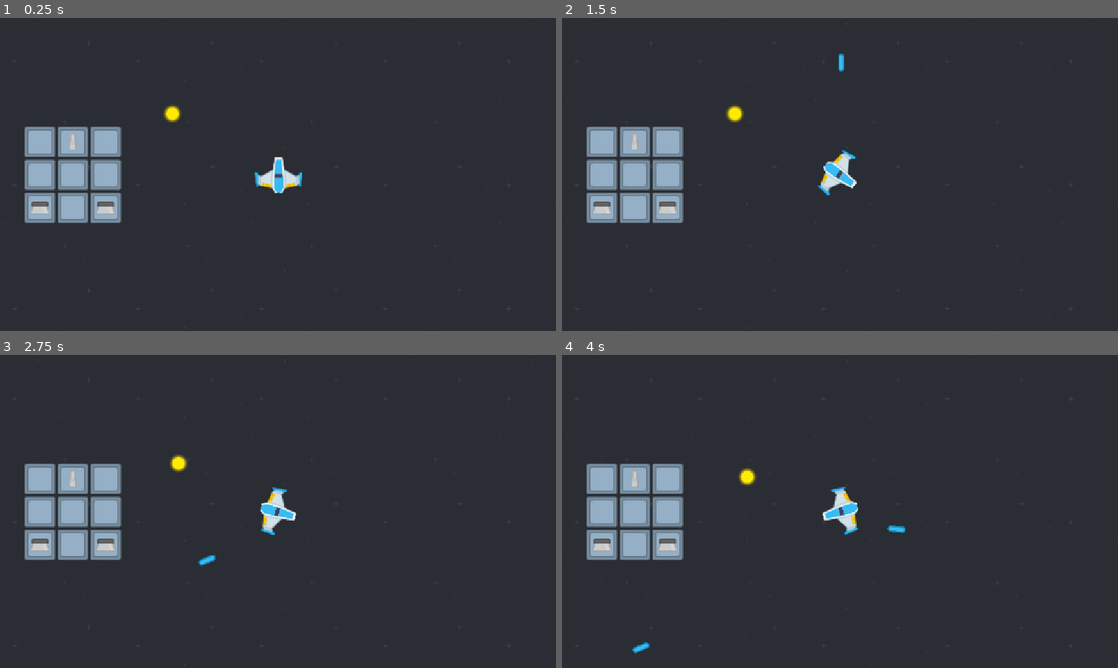
Above: before the commit, frames 1-4 (two rows, left to right).
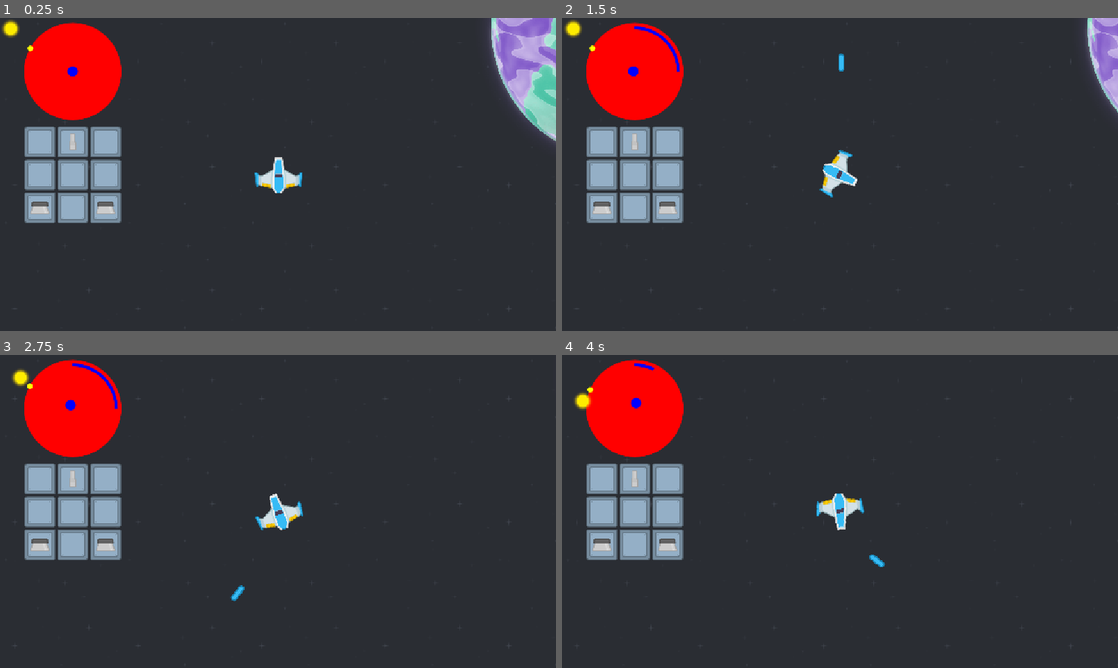
Above: after the commit, the same moments.

Repository: nagolyhprum/sentience
Game: Godot game, scene res://node_2d.tscn
Same seed, same stepped clock (60 frames per second), same inputs: the game is played once before the commit and once after it.
Inputs:
- Up to frame 1 (0.25 s): no input
- Up to frame 2 (1.5 s): hold D (right) 0.53-1.28 s; hold Space (shoot) 0.53-1.28 s; hold S (down) from 1.28 s (still down); tap Space (shoot) at 1.35 s
- Up to frame 3 (2.75 s): release S (down) at 2.03 s; hold D (right) from 2.03 s (still down); hold Space (shoot) from 2.03 s (still down)
- Up to frame 4 (4 s): release D (right) at 2.78 s; release Space (shoot) at 2.78 s; hold Up (up) 2.78-3.53 s; tap Space (shoot) at 2.85 s; hold A (left) from 3.53 s (still down); hold Space (shoot) from 3.53 s (still down)

The runs differ from the first frame. In frame 1, 8.2% of the frame differs, in the area x 0-100%, y 0-65%; in frame 2, 6.3%; in frame 3, 5.3%; in frame 4, 5.4%.

Commit message:
add velocty and compass

Diff:
--- a/game.gd
+++ b/game.gd
@@ -5,15 +5,15 @@
 const BULLET_SPEED : float = 250.0
 const PARALLAX : float = 100_000.0
 const PLANET_ROTATION : float = 0.1
+const MAX_ANGLE_VELOCITY : float = PI
+const MAX_VELOCITY : float = 250
 
-var velocity_x : float = 0.0
-var velocity_y : float = 0.0
+var velocity = Vector2()
 var velocity_angle : float = 0.0
 
 var cooldown = 0
 
-var x : float = 0.0
-var y : float = 0.0
+var player_offset = Vector2()
 var angle : float = 0.0
 
 const laser_scene = preload("res://laser.tscn")
@@ -30,6 +30,7 @@
 	if Input.is_action_pressed("right"):
 		acceleration_angle += ANGULAR_SPEED
 	velocity_angle += acceleration_angle * delta
+	velocity_angle = clamp(velocity_angle, -MAX_ANGLE_VELOCITY, MAX_ANGLE_VELOCITY)
 	angle += velocity_angle * delta
 	player.rotation = angle
 
@@ -41,10 +42,11 @@
 	if Input.is_action_pressed("down"):
 		acceleration_x += DIRECTIONAL_SPEED * sin(angle)
 		acceleration_y += -DIRECTIONAL_SPEED * cos(angle)
-	velocity_x += acceleration_x * delta
-	x += velocity_x * delta
-	velocity_y += acceleration_y * delta
-	y += velocity_y * delta
+	velocity.x += acceleration_x * delta
+	player_offset.x += velocity.x * delta
+	velocity.y += acceleration_y * delta
+	player_offset.y += velocity.y * delta
+	velocity = velocity.limit_length(MAX_VELOCITY)
 
 	var current_ticks = Time.get_ticks_msec()
 
@@ -52,15 +54,58 @@
 		if current_ticks > cooldown:
 			var laser = laser_scene.instantiate()
 			space.add_child(laser)
-			laser.velocity_x = velocity_x + BULLET_SPEED * sin(angle)
-			laser.velocity_y = velocity_y - BULLET_SPEED * cos(angle)
-			laser.position.x = -x + player.position.x + player.size.x / 2 - laser.size.x / 2
-			laser.position.y = -y + player.position.y + player.size.y / 2 - laser.size.y / 2
+			laser.velocity_x = velocity.x + BULLET_SPEED * sin(angle)
+			laser.velocity_y = velocity.y - BULLET_SPEED * cos(angle)
+			laser.position.x = -player_offset.x + player.position.x + player.size.x / 2 - laser.size.x / 2
+			laser.position.y = -player_offset.y + player.position.y + player.size.y / 2 - laser.size.y / 2
 			laser.rotation = angle
 			cooldown = current_ticks + 1000
 
-	background.material.set_shader_parameter("x", -x / PARALLAX)
-	background.material.set_shader_parameter("y", -y / PARALLAX)
+	background.material.set_shader_parameter("x", -player_offset.x / PARALLAX)
+	background.material.set_shader_parameter("y", -player_offset.y / PARALLAX)
 
-	space.position.x = x
-	space.position.y = y
+	space.position.x = player_offset.x
+	space.position.y = player_offset.y
+
+	queue_redraw()
+
+func _draw():
+	var radius = 100
+	var center = Vector2(150,110)
+	draw_circle(
+		center,
+		100,
+		Color.RED,
+		true,
+		-1,
+		true
+	)
+	var angle_percent : float = velocity_angle / MAX_ANGLE_VELOCITY
+	draw_arc(
+		center,
+		radius - 10,
+		-PI / 2,
+		-PI / 2 + PI / 2 * angle_percent,
+		32,
+		Color.BLUE,
+		5,
+		true
+	)
+	var length = velocity.length()
+	var velocity_offset = velocity.limit_length((radius - 30) * length / MAX_VELOCITY)
+	draw_circle(
+		center - velocity_offset,
+		10,
+		Color.BLUE,
+		true,
+		-1,
+		true
+	)
+	draw_circle(
+		center + (player_offset - player.position).normalized() * radius,
+		5,
+		Color.YELLOW,
+		true,
+		-1,
+		true
+	)
--- a/node_2d.tscn
+++ b/node_2d.tscn
@@ -33,8 +33,12 @@
 [node name="Space" type="Node2D" parent="."]
 
 [node name="Node2D" type="Node2D" parent="Space"]
-position = Vector2(335, 176)
 scale = Vector2(0.05, 0.05)
+
+[node name="Sun" type="TextureRect" parent="Space/Node2D"]
+offset_right = 865.0
+offset_bottom = 865.0
+texture = ExtResource("5_4d7sh")
 
 [node name="Mercury" parent="Space/Node2D" instance=ExtResource("5_ir8iy")]
 texture = ExtResource("6_0h7mo")
@@ -59,12 +63,6 @@
 diameter = 4.2
 distance = 142.0
 days_per_orbit = 687.0
-
-[node name="Sun" type="TextureRect" parent="Space/Node2D"]
-z_index = 100
-offset_right = 865.0
-offset_bottom = 865.0
-texture = ExtResource("5_4d7sh")
 
 [node name="Player" type="TextureRect" parent="."]
 z_index = 5
--- a/planet.gd
+++ b/planet.gd
@@ -6,16 +6,16 @@
 var random_offset = randf() * 100
 
 func _process(delta: float) -> void:
-	var offset : float = random_offset + Time.get_ticks_msec() / 100.0 / days_per_orbit
-	var scale_offset = cos(offset) * distance / 25.0
+	var offset : float = random_offset + Time.get_ticks_msec() / 250.0 / days_per_orbit
+	var scale_offset = cos(offset) * distance / 20.0
 	var half_size = size / 2
 	var z = floor(distance / 30.0)
 	if cos(offset) < 0:
 		z_index = -z
 	else:
 		z_index = z
-	scale.x = diameter / 10 + scale_offset
-	scale.y = diameter / 10 + scale_offset
+	scale.x = diameter + scale_offset
+	scale.y = diameter + scale_offset
 	pivot_offset = half_size
 	position.x = 865 / 2 - half_size.x + sin(offset) * distance * 1000.0
 	position.y = 865 / 2 - half_size.y
--- a/project.godot
+++ b/project.godot
@@ -52,5 +52,6 @@
 
 [rendering]
 
+textures/canvas_textures/default_texture_filter=0
 renderer/rendering_method="gl_compatibility"
 renderer/rendering_method.mobile="gl_compatibility"
Not shown, changed: README.md
